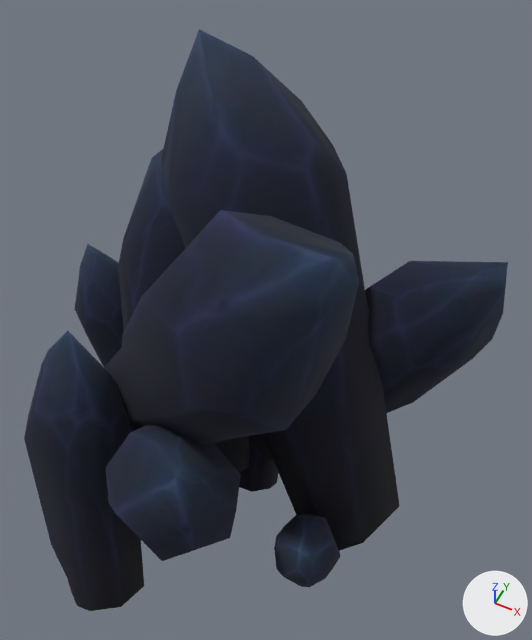
The glTF model 3d/mine-hantee/models/storm_doodad_kingscrest_minecrystals_06.glb as it was, and as the next commit left it.
The view is the same before and after, from a 50 mm lens placed at (1.79, -2.86, 4.85), pointed at (0.21, 0.3, 0.9). Lighting does not change. The marker at lower right points along +X, +Y and +Z. The picture after the commit comes second. Vertices at exactly the same position are counted once.

Script lines for the objects in view, before the commit:
```python
mat_material_0 = principled_material('Material_0')
mat_material_0.texture = img_storm_kingscrest_minecrystals_blue_diff_jpg
mat_material_0.roughness = 1.0
me_mesh_0 = bpy.data.meshes.new('Mesh_0')
me_mesh_0.from_pydata(...)  # 419 vertices, 757 faces; spans x -1.71..1.71, y -1.56..1.56, z -1.29..2.76
me_mesh_0.materials.append(mat_material_0)  # picture img_storm_kingscrest_minecrystals_blue_diff_jpg
ob_mesh_0 = bpy.data.objects.new('Mesh_0', me_mesh_0)
ob_mesh_0.location = (0.0, 0.0, 0.0)
```
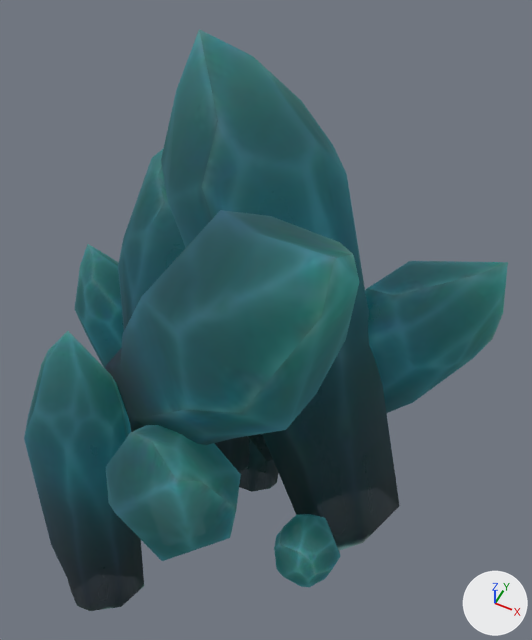
Where the newer file only moved an object's origin or applied its transform, the numbers keep the older frame.

Where the change shows, as pixel boxes [x1, y1, x2, y2] in the pictures (532 x 640 px):
```json
{"object": "Mesh_0", "change": "surface changed", "before": [24, 29, 508, 611], "after": [24, 29, 508, 611], "on screen": "lighter"}
```

Edits to the scene script, one JSON object a line:
```json
{"op": "add", "block": "img_storm_kingscrest_minecrystals_blue_glow_lum_jpg", "code": ["img_storm_kingscrest_minecrystals_blue_glow_lum_jpg = load_image('storm_kingscrest_minecrystals_blue_glow_lum.jpg', '../textures/storm_kingscrest_minecrystals_blue_glow_lum.jpg', 256, 128, 'sRGB')"]}
{"op": "add", "block": "img_storm_kingscrest_minecrystals_blue_diff_storm_kingscrest_minecrystals_blue_diff_fx_png", "code": ["img_storm_kingscrest_minecrystals_blue_diff_storm_kingscrest_minecrystals_blue_diff_fx_png = load_image('storm_kingscrest_minecrystals_blue_diff_storm_kingscrest_minecrystals_blue_diff_fx.png', '../textures/storm_kingscrest_minecrystals_blue_diff_storm_kingscrest_minecrystals_blue_diff_fx.png', 256, 128, 'sRGB')"]}
{"block": "mat_material_0", "change": "nodes: BsdfPrincipled, OutputMaterial, TexImage"}
{"block": "mat_material_0", "change": "uses the picture img_storm_kingscrest_minecrystals_blue_diff_jpg"}
{"block": "mat_material_0", "change": "nodes: BsdfPrincipled, Mapping x2, OutputMaterial, TexImage x2, UVMap x2"}
{"block": "mat_material_0", "change": "uses the picture img_storm_kingscrest_minecrystals_blue_diff_storm_kingscrest_minecrystals_blue_diff_fx_png"}
{"block": "mat_material_0", "change": "uses the picture img_storm_kingscrest_minecrystals_blue_glow_lum_jpg"}
{"block": "me_mesh_0", "where": "me_mesh_0.from_pydata(...)  # 419 vertices, 757 faces; spans x -1.71..1.71, y -1.56..1.56, z -1.29..2.76"}
{"block": "me_mesh_0", "where": "# used by ob_mesh_0; location = (0.0, 0.0, 0.0)"}
{"block": "me_mesh_0", "change": "me_mesh_0 part 1: 757 kept faces spanning x -1.71..1.71, y -1.56..1.56, z -1.29..2.76 get new texture (UV) coordinates"}
```
